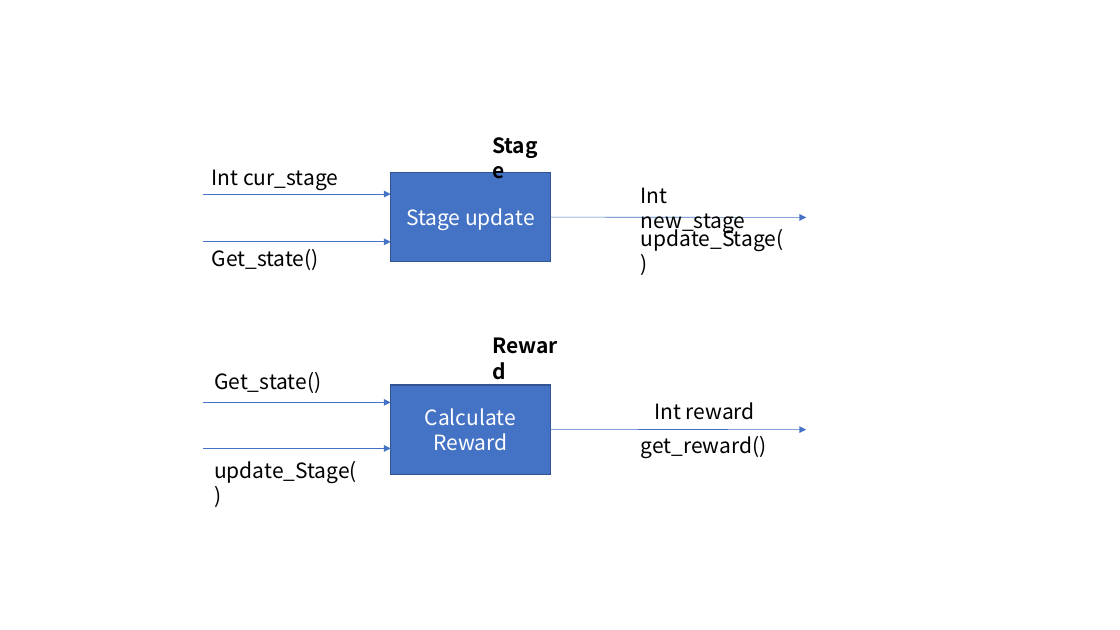
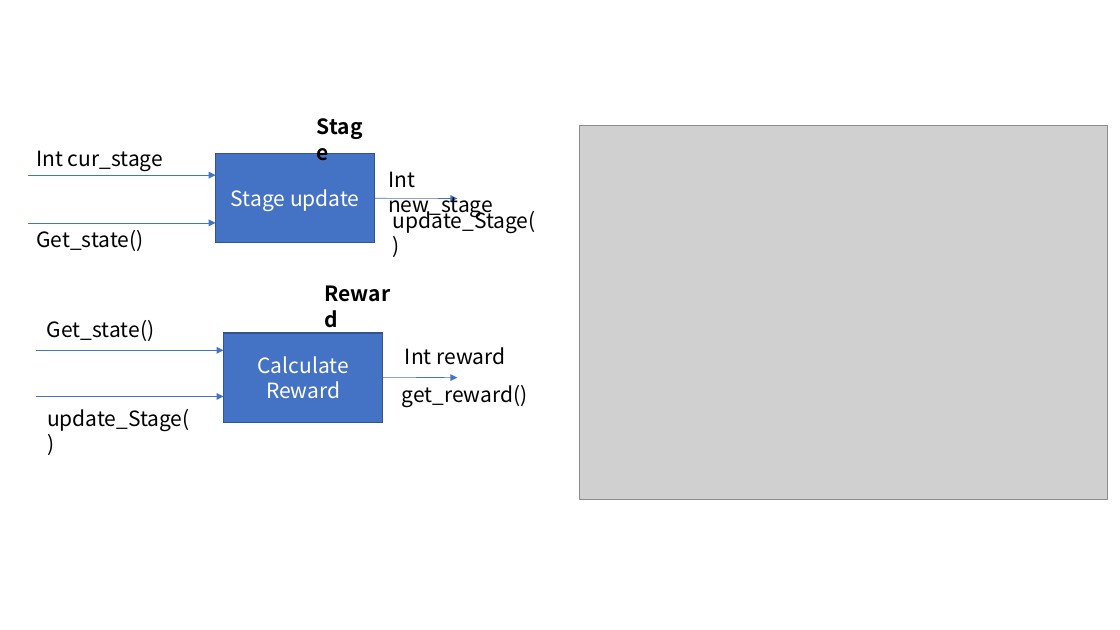
Before and after one commit to ttopeor/RLproject, a slide deck: slide 3 of rlproject/reference/FinalPresentationPPT.pptx. Drawn at 1120x630 pixels with LibreOffice and Linux fonts; fonts in the diff are those of the drawing; grey boxes stand for pictures. Boxes give left, top, right and bottom in pixels: in the first picture for what was removed or moved away, otherwise in the second. Text is boxed around its words. In the diff, an @@ line names an element or a change of style, - is before the commit and + after.

```diff
--- a/rlproject/reference/FinalPresentationPPT.pptx
+++ b/rlproject/reference/FinalPresentationPPT.pptx
@@ picture added at [580,125,1107,499] @@
@@ text "Int new_stage": place and size @@
-text "Int new_stage" at [641,187,746,233]
+text "Int new_stage" at [388,171,493,217]
@@ arrow moved from (550, 218) - (807, 218) to (375, 198) - (457, 198) @@
@@ text "update_Stage()": place and size @@
-text "update_Stage()" at [641,225,784,251]
+text "update_Stage()" at [393,207,536,233]
@@ 3 texts, 2 arrows, 1 rectangle: place and size @@
-3 texts, 2 arrows, 1 rectangle at [203,169,550,483]
+3 texts, 2 arrows, 1 rectangle at [29,150,376,431]
@@ text "Reward": place and size @@
-text "Reward" at [433,433,507,451]
+text "Reward" at [266,381,340,399]
@@ rectangle "Calculate Reward": place and size @@
-rectangle "Calculate Reward" at [391,385,550,474]
+rectangle "Calculate Reward" at [223,333,383,422]
@@ text "Int reward": place and size @@
-text "Int reward" at [654,402,755,420]
+text "Int reward" at [405,347,505,365]
@@ arrow moved from (550, 429) - (807, 429) to (383, 377) - (457, 378) @@
@@ text "get_reward()": place and size @@
-text "get_reward()" at [641,436,767,458]
+text "get_reward()" at [402,385,528,407]
@@ 2 texts, 2 arrows: place and size @@
-2 texts, 2 arrows at [203,372,391,483]
+2 texts, 2 arrows at [36,320,223,431]
```
Also in this commit, not shown: 4 other slides changed, 10 other files.
